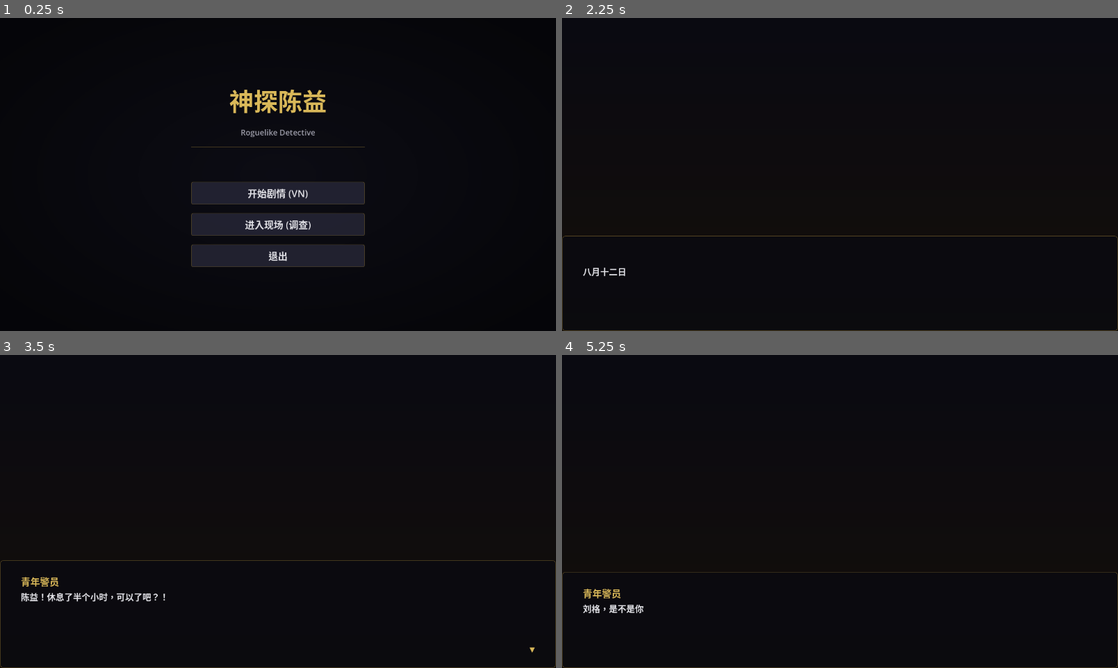
Above: before the commit, frames 1-4 (two rows, left to right).
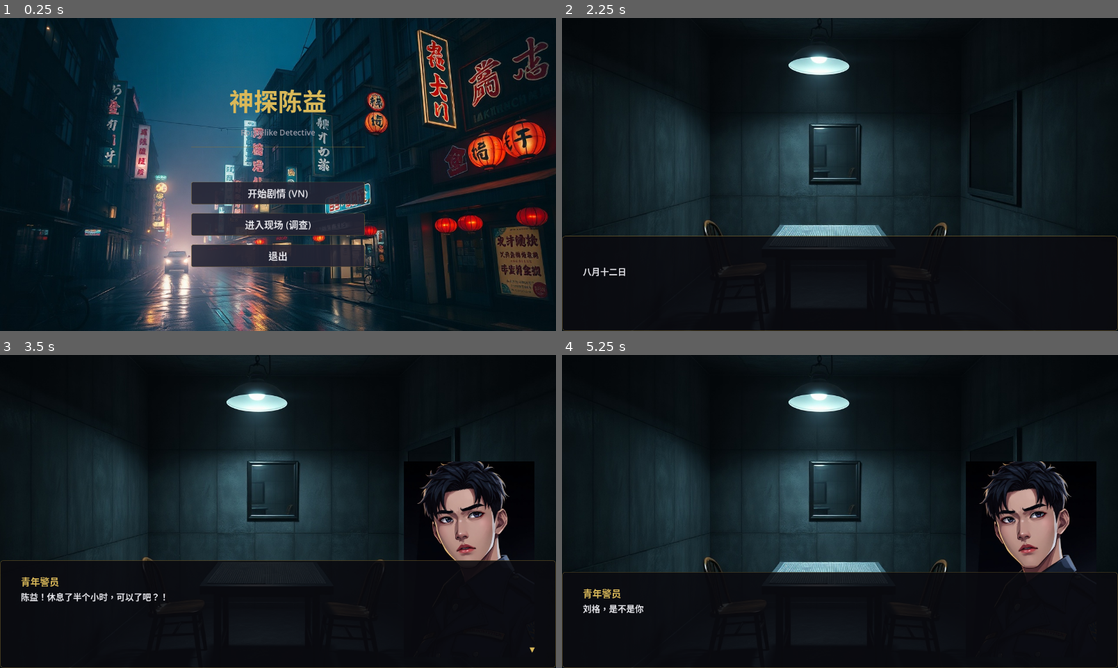
Above: after the commit, the same moments.

Repository: codes1gn/my-game-dev
Game: Godot game, scene res://src/ui/main_menu.tscn
The game is run twice, just before and just after one commit, with the same random seed, the same clock (stepped at 60 frames per second) and the same inputs.
Inputs (mouse positions are in pixels of both pictures, inside the frame that each line leads up to):
- Up to frame 1 (0.25 s): no input
- Up to frame 2 (2.25 s): click "进入现场 (调查)" at 0.5 s; click "返回" at 1.25 s; click "开始剧情 (VN)" at 2 s
- Up to frame 3 (3.5 s): tap Enter (ui_accept) at 2.75, 3.02 s; move the mouse to (400, 495) at 2.77 s; click (400, 495) at 2.92 s
- Up to frame 4 (5.25 s): tap Enter (ui_accept) at 3.5, 4.25, 5 s; drag from (728, 527) to (812, 574) at 3.52 s; move the mouse to (895, 442) at 4.27 s; click (895, 442) at 4.42 s; drag from (812, 574) to (673, 464) at 5.02 s

The runs differ from the first frame. In frame 1, 54% of the frame differs, in the area x 0-100%, y 0-100%; in frame 2, 23%; in frame 3, 21%; in frame 4, 24%.

Commit message:
art: AI-generated portraits and backgrounds via Pollinations.ai

Diff:
--- a/src/autoload/theme_manager.gd
+++ b/src/autoload/theme_manager.gd
@@ -76,6 +76,17 @@
 			img.set_pixel(x, y, c)
 	return ImageTexture.create_from_image(img)
 
+func load_external_image(path: String) -> ImageTexture:
+	var abs_path := path
+	if path.begins_with("res://"):
+		abs_path = ProjectSettings.globalize_path(path)
+	var img := Image.new()
+	var err := img.load(abs_path)
+	if err != OK:
+		push_warning("[ThemeManager] Failed to load image: " + abs_path)
+		return null
+	return ImageTexture.create_from_image(img)
+
 func generate_crime_scene_bg(width: int, height: int) -> ImageTexture:
 	var img := Image.create(width, height, false, Image.FORMAT_RGBA8)
 	var base := Color(0.14, 0.16, 0.20, 1.0)
--- a/src/investigation/investigation_scene.gd
+++ b/src/investigation/investigation_scene.gd
@@ -20,8 +20,11 @@
 	_load_scene("res://data/scenes/case_001_apartment.json")
 
 func _apply_theme() -> void:
-	var bg_tex := ThemeManager.generate_crime_scene_bg(960, 540)
-	$Background.texture = bg_tex
+	var bg_tex := ThemeManager.load_external_image("res://assets/scenes/bg_apartment.jpg")
+	if bg_tex:
+		$Background.texture = bg_tex
+	else:
+		$Background.texture = ThemeManager.generate_crime_scene_bg(960, 540)
 	$Background.expand_mode = 1
 	$Background.stretch_mode = 6
 
--- a/src/ui/main_menu.gd
+++ b/src/ui/main_menu.gd
@@ -8,10 +8,20 @@
 		$VBox/InvestigateButton.pressed.connect(_on_investigate)
 
 func _apply_theme() -> void:
-	var bg_tex := ThemeManager.generate_vignette_bg(1280, 720, Color(0.05, 0.05, 0.08))
-	$Background.texture = bg_tex
+	var bg_tex := ThemeManager.load_external_image("res://assets/scenes/bg_main_menu.jpg")
+	if bg_tex:
+		$Background.texture = bg_tex
+	else:
+		$Background.texture = ThemeManager.generate_vignette_bg(1280, 720, Color(0.05, 0.05, 0.08))
 	$Background.expand_mode = 1
 	$Background.stretch_mode = 6
+
+	var overlay := ColorRect.new()
+	overlay.color = Color(0, 0, 0, 0.6)
+	overlay.anchors_preset = Control.PRESET_FULL_RECT
+	overlay.mouse_filter = Control.MOUSE_FILTER_IGNORE
+	add_child(overlay)
+	move_child(overlay, 1)
 
 	$VBox/Title.add_theme_color_override("font_color", ThemeManager.COLORS["accent_gold"])
 	$VBox/Title.add_theme_font_size_override("font_size", 56)
--- a/src/vn/vn_engine.gd
+++ b/src/vn/vn_engine.gd
@@ -25,8 +25,11 @@
 		start_dialogue("res://data/dialogue/case_001_opening.json")
 
 func _apply_theme() -> void:
-	var bg_tex := ThemeManager.generate_gradient_bg(1280, 720, Color(0.04, 0.04, 0.07), Color(0.08, 0.06, 0.04))
-	background.texture = bg_tex
+	var bg_tex := ThemeManager.load_external_image("res://assets/scenes/bg_interrogation.jpg")
+	if bg_tex:
+		background.texture = bg_tex
+	else:
+		background.texture = ThemeManager.generate_gradient_bg(1280, 720, Color(0.04, 0.04, 0.07), Color(0.08, 0.06, 0.04))
 
 	var box_style := ThemeManager.make_panel_style(
 		Color(0.04, 0.04, 0.06, 0.88),
@@ -208,18 +211,72 @@
 		return char_data.get("name", speaker_id)
 	return speaker_id
 
+var _portrait_cache: Dictionary = {}
+const _PORTRAIT_MAP := {
+	"陈益": "res://assets/portraits/chen_yi.jpg",
+	"chen_yi": "res://assets/portraits/chen_yi.jpg",
+	"周业斌": "res://assets/portraits/zhou_yebin.jpg",
+	"zhou_yebin": "res://assets/portraits/zhou_yebin.jpg",
+	"青年警员": "res://assets/portraits/young_officer.jpg",
+}
+
 func _update_portraits(node: Dictionary) -> void:
+	if node.has("portrait_left") or node.has("portrait_right"):
+		_update_portrait_explicit(node)
+		return
+
+	var speaker: String = node.get("speaker", "")
+	if speaker == "narrator" or speaker.is_empty():
+		portrait_left.visible = false
+		portrait_right.visible = false
+		return
+
+	var is_protagonist := speaker == "陈益" or speaker == "chen_yi"
+	var portrait_path: String = _PORTRAIT_MAP.get(speaker, "")
+
+	if portrait_path.is_empty():
+		portrait_left.visible = false
+		portrait_right.visible = false
+		return
+
+	var tex: Texture2D = _load_portrait(portrait_path)
+	if tex == null:
+		portrait_left.visible = false
+		portrait_right.visible = false
+		return
+
+	if is_protagonist:
+		portrait_left.texture = tex
+		portrait_left.visible = true
+		portrait_right.modulate = Color(0.5, 0.5, 0.5, 0.6) if portrait_right.visible else Color.WHITE
+		portrait_left.modulate = Color.WHITE
+	else:
+		portrait_right.texture = tex
+		portrait_right.visible = true
+		portrait_left.modulate = Color(0.5, 0.5, 0.5, 0.6) if portrait_left.visible else Color.WHITE
+		portrait_right.modulate = Color.WHITE
+
+func _update_portrait_explicit(node: Dictionary) -> void:
 	if node.has("portrait_left"):
-		var path: String = node["portrait_left"]
-		if path.is_empty():
+		var p: String = node["portrait_left"]
+		if p.is_empty():
 			portrait_left.visible = false
 		else:
-			portrait_left.texture = load(path) if ResourceLoader.exists(path) else null
+			portrait_left.texture = _load_portrait(p)
 			portrait_left.visible = portrait_left.texture != null
 	if node.has("portrait_right"):
-		var path: String = node["portrait_right"]
-		if path.is_empty():
+		var p: String = node["portrait_right"]
+		if p.is_empty():
 			portrait_right.visible = false
 		else:
-			portrait_right.texture = load(path) if ResourceLoader.exists(path) else null
+			portrait_right.texture = _load_portrait(p)
 			portrait_right.visible = portrait_right.texture != null
+
+func _load_portrait(p: String) -> Texture2D:
+	if p in _portrait_cache:
+		return _portrait_cache[p]
+	var tex: Texture2D = ThemeManager.load_external_image(p)
+	if tex:
+		_portrait_cache[p] = tex
+		return tex
+	return null
Binary file added: assets/portraits/chen_yi.jpg
Binary file added: assets/portraits/young_officer.jpg
Binary file added: assets/portraits/zhou_yebin.jpg
Binary file added: assets/scenes/bg_apartment.jpg
Binary file added: assets/scenes/bg_apartment_map.jpg
Binary file added: assets/scenes/bg_interrogation.jpg
Binary file added: assets/scenes/bg_main_menu.jpg
Binary file added: debug/screenshots/screenshot-2026-06-01T16-08-55-566Z.png
Binary file added: debug/screenshots/screenshot-2026-06-01T16-10-03-926Z.png
Binary file added: debug/screenshots/screenshot-2026-06-01T16-10-22-501Z.png
Binary file added: debug/screenshots/screenshot-2026-06-01T16-10-42-839Z.png
Binary file added: debug/screenshots/screenshot-2026-06-01T16-12-37-694Z.png
(and 18 more such lines)
